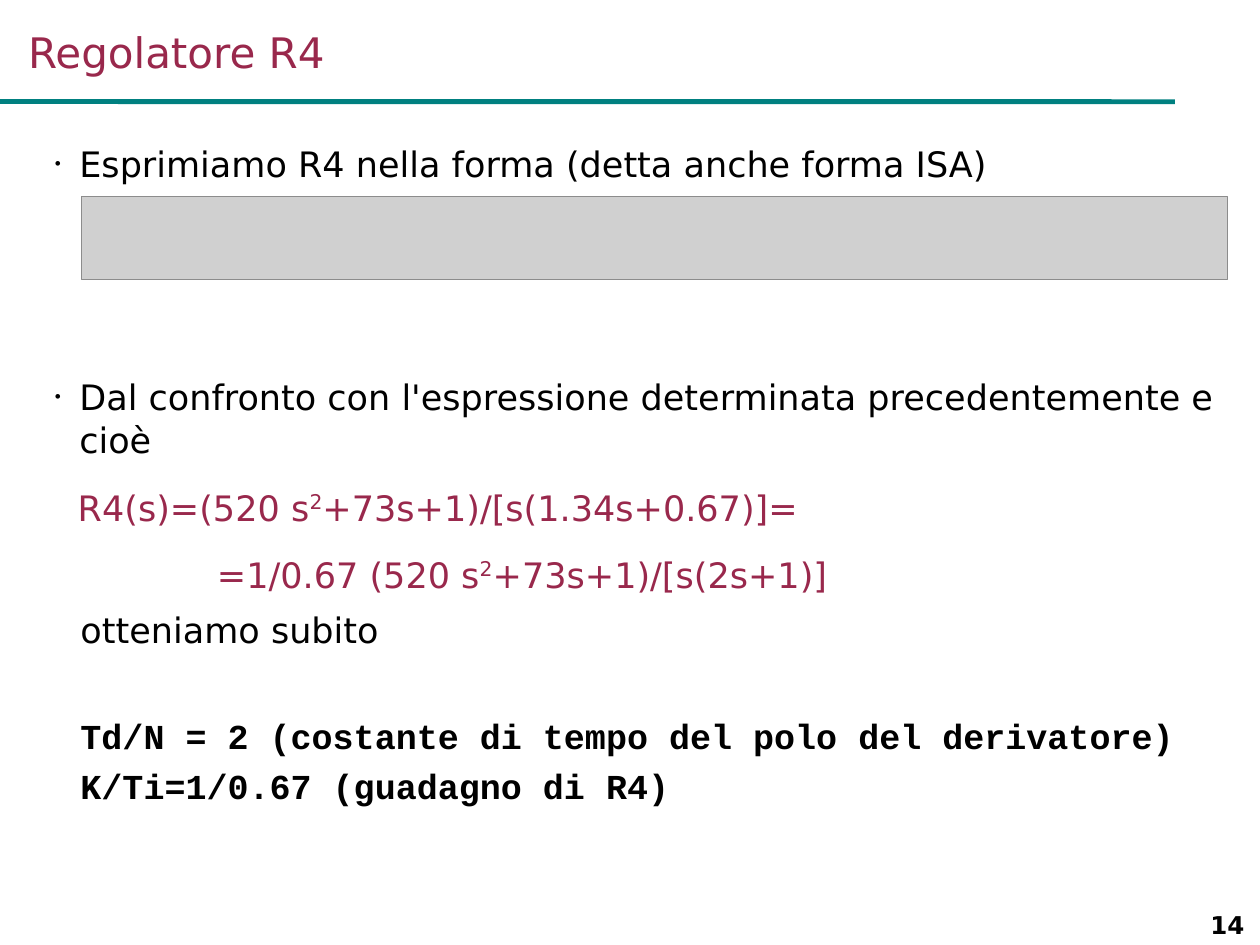
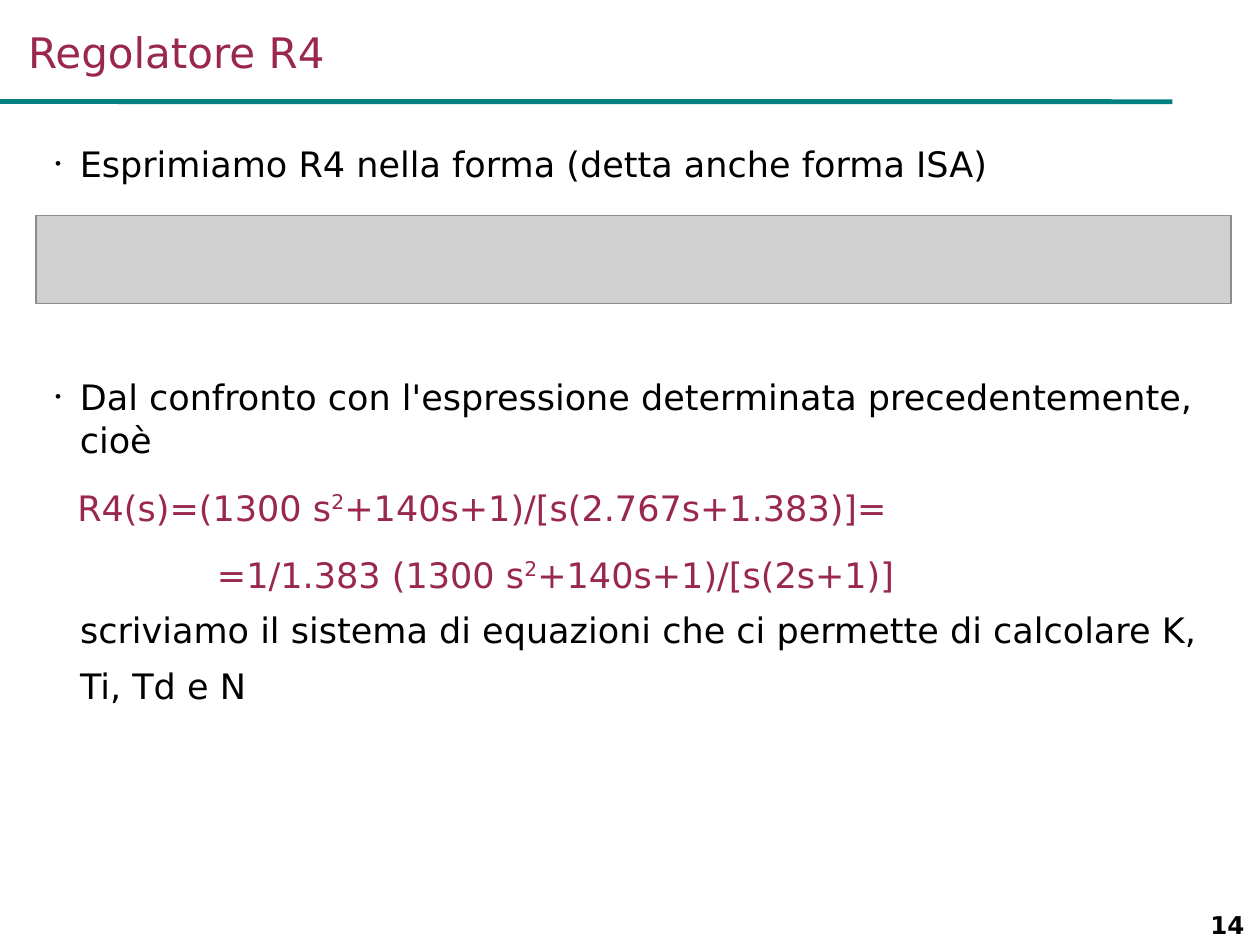
Before and after one commit to looms-polimi/FdA_Lab, a slide deck: slide 14 of FdA_courseware/FdA_Lab2.ppt. Drawn at 1260x945 pixels with LibreOffice and Linux fonts; fonts in the diff are those of the drawing; grey boxes stand for pictures; background and template pictures are left out. Boxes give left, top, right and bottom in pixels: in the first picture for what was removed or moved away, otherwise in the second. Text is boxed around its words. In the diff, an @@ line names an element or a change of style, - is before the commit and + after.

```diff
--- a/FdA_courseware/FdA_Lab2.ppt
+++ b/FdA_courseware/FdA_Lab2.ppt
@@ text "Esprimiamo R4 nella forma (detta ..." at (80,150,987,185): indent changed @@
@@ picture: place and size @@
-picture at (81,197,1227,280)
+picture at (35,215,1230,304)
@@ text at (77,383,1196,703): text changed @@
-• Dal confronto con l'espressione determinata precedentemente e cioè
-R4(s)=(520 s2+73s+1)/[s(1.34s+0.67)]=
-=1/0.67 (520 s2+73s+1)/[s(2s+1)]
-  otteniamo subito
-  Td/N = 2 (costante di tempo del polo del derivatore)
-  K/Ti=1/0.67 (guadagno di R4)
+• Dal confronto con l'espressione determinata precedentemente, cioè
+R4(s)=(1300 s2+140s+1)/[s(2.767s+1.383)]=
+=1/1.383 (1300 s2+140s+1)/[s(2s+1)]
+  scriviamo il sistema di equazioni che ci permette di calcolare K,
+  Ti, Td e N
```
Also in this commit, not shown: 15 other slides changed, 10 slides added, 1 slide removed, 1 other file.
